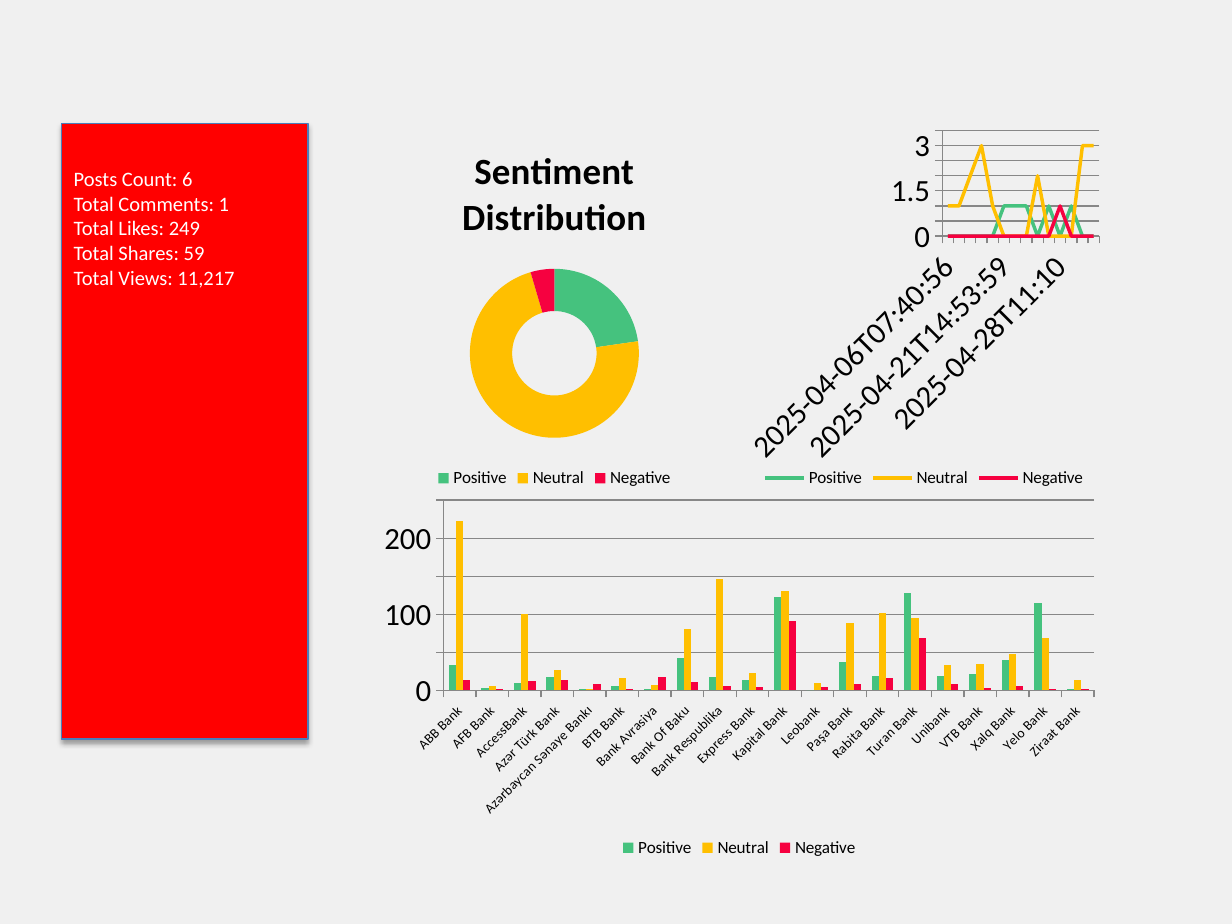
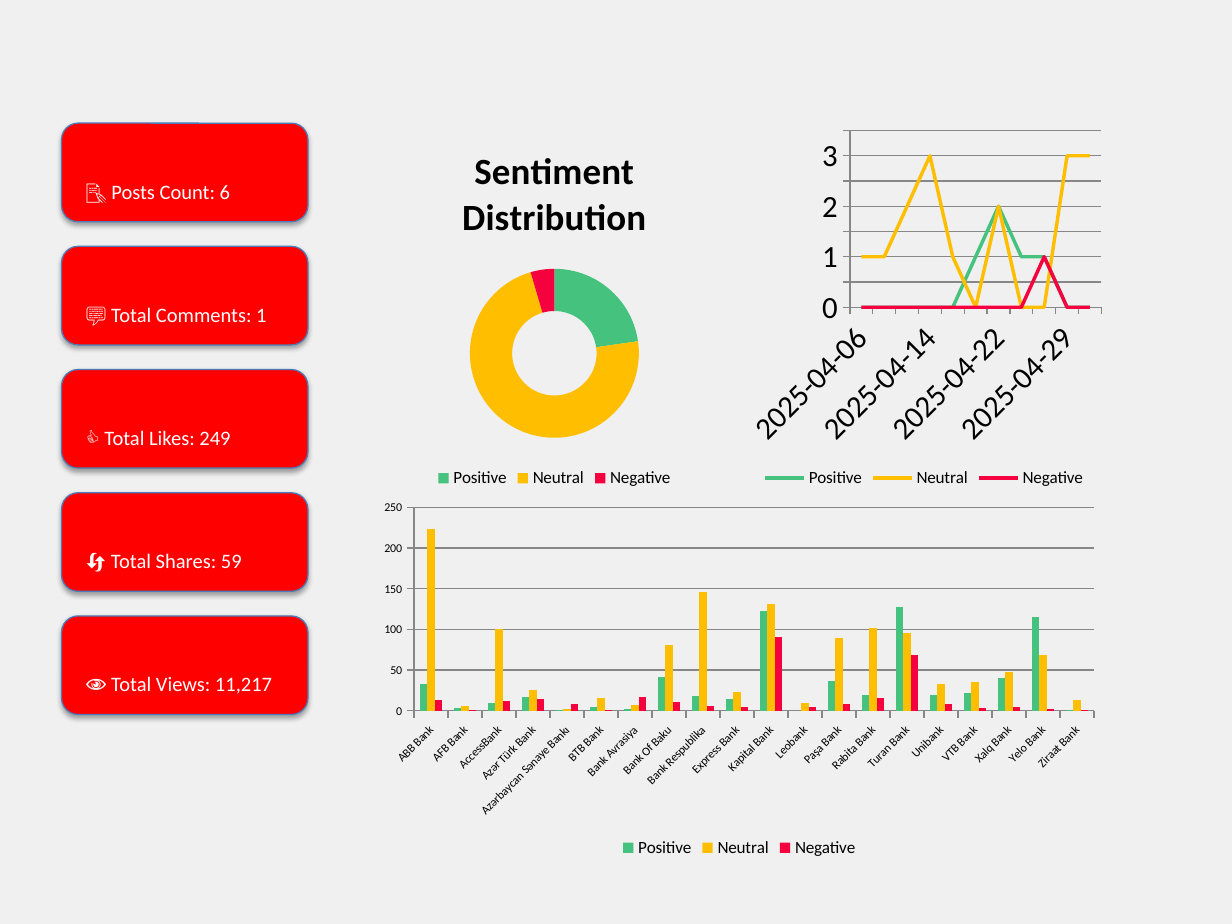
Before and after one commit to FidanEva/python_export_editable_ppt, a slide deck: slide 5 of backend/uploads/output.pptx. Drawn at 1232x924 pixels with LibreOffice and Linux fonts; fonts in the diff are those of the drawing. Boxes give left, top, right and bottom in pixels: in the first picture for what was removed or moved away, otherwise in the second. Text is boxed around its words. In the diff, an @@ line names an element or a change of style, - is before the commit and + after.

```diff
--- a/backend/uploads/output.pptx
+++ b/backend/uploads/output.pptx
@@ rectangle removed at box(62, 123, 308, 739) @@
@@ rounded rectangle added at box(62, 123, 308, 222), fill #FF0000, outline #4B7EBC 0.75 pt @@
@@ line chart at box(739, 123, 1109, 493) @@
-categories: 2025-04-06T07:40:56, 2025-04-10T05:02:17, 2025-04-11T13:42:01, 2025-04-14T13:59:18, 2025-04-15T15:02:19, 2025-04-21T14:53:59, 2025-04-22T08:26:13, 2025-04-22T08:27:46, 2025-04-22T13:49:19, 2025-04-25T14:34:02, 2025-04-28T11:10, 2025-04-28T14:09:24, 2025-04-29T07:24:15, 2025-04-30T05:45:42
+categories: 2025-04-06, 2025-04-10, 2025-04-11, 2025-04-14, 2025-04-15, 2025-04-21, 2025-04-22, 2025-04-25, 2025-04-28, 2025-04-29, 2025-04-30
-Positive: 0, 0, 0, 0, 0, 1, 1, 1, 0, 1, 0, 1, 0, 0
+Positive: 0, 0, 0, 0, 0, 1, 2, 1, 1, 0, 0
-Neutral: 1, 1, 2, 3, 1, 0, 0, 0, 2, 0, 0, 0, 3, 3
+Neutral: 1, 1, 2, 3, 1, 0, 2, 0, 0, 3, 3
-Negative: 0, 0, 0, 0, 0, 0, 0, 0, 0, 0, 1, 0, 0, 0
+Negative: 0, 0, 0, 0, 0, 0, 0, 0, 1, 0, 0
@@ text removed at box(74, 172, 234, 288) @@
-Posts Count: 6
-Total Comments: 1
-Total Likes: 249
-Total Shares: 59
-Total Views: 11,217
@@ text added at box(111, 185, 230, 199), 12 pt, text #FFFFFF @@
+📝 Posts Count: 6
@@ rounded rectangle added at box(62, 246, 308, 345), fill #FF0000, outline #4B7EBC 0.75 pt @@
@@ text added at box(111, 307, 266, 322), 12 pt, text #FFFFFF @@
+💬 Total Comments: 1
@@ rounded rectangle added at box(62, 370, 308, 468), fill #FF0000, outline #4B7EBC 0.75 pt @@
@@ text added at box(104, 430, 230, 445), 12 pt, text #FFFFFF @@
+👍 Total Likes: 249
@@ rounded rectangle added at box(62, 493, 308, 591), fill #FF0000, outline #4B7EBC 0.75 pt @@
@@ column chart at box(370, 493, 1109, 862) @@
@@ category axis changed @@
@@ value axis changed @@
@@ text added at box(111, 553, 242, 568), 12 pt, text #FFFFFF @@
+🔄 Total Shares: 59
@@ rounded rectangle added at box(62, 616, 308, 715), fill #FF0000, outline #4B7EBC 0.75 pt @@
@@ text added at box(111, 676, 272, 694), 12 pt, text #FFFFFF @@
+👁️ Total Views: 11,217
```
Also in this commit, not shown: 3 other slides changed, 1 slide added, 1 other file.
